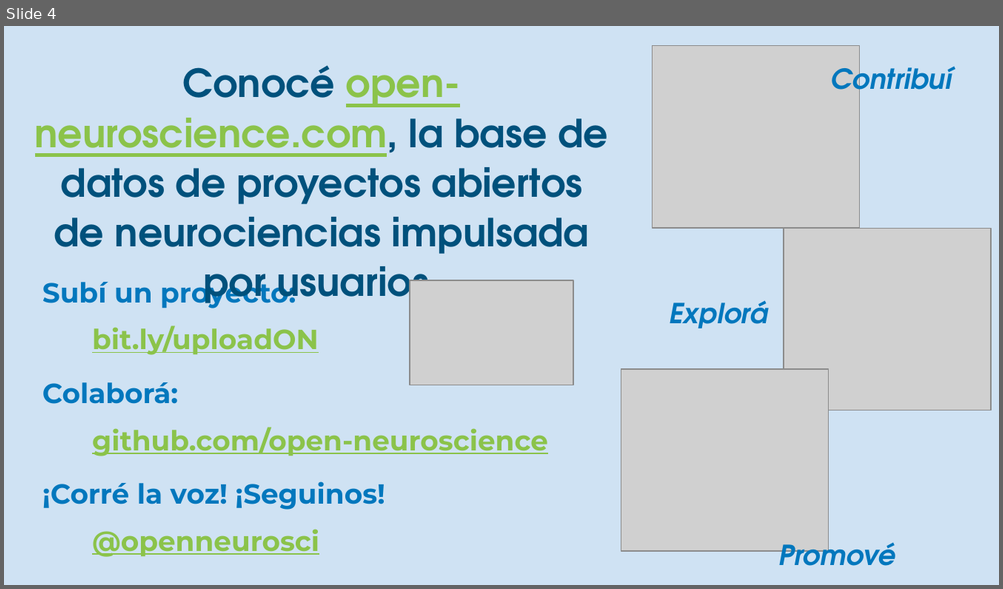
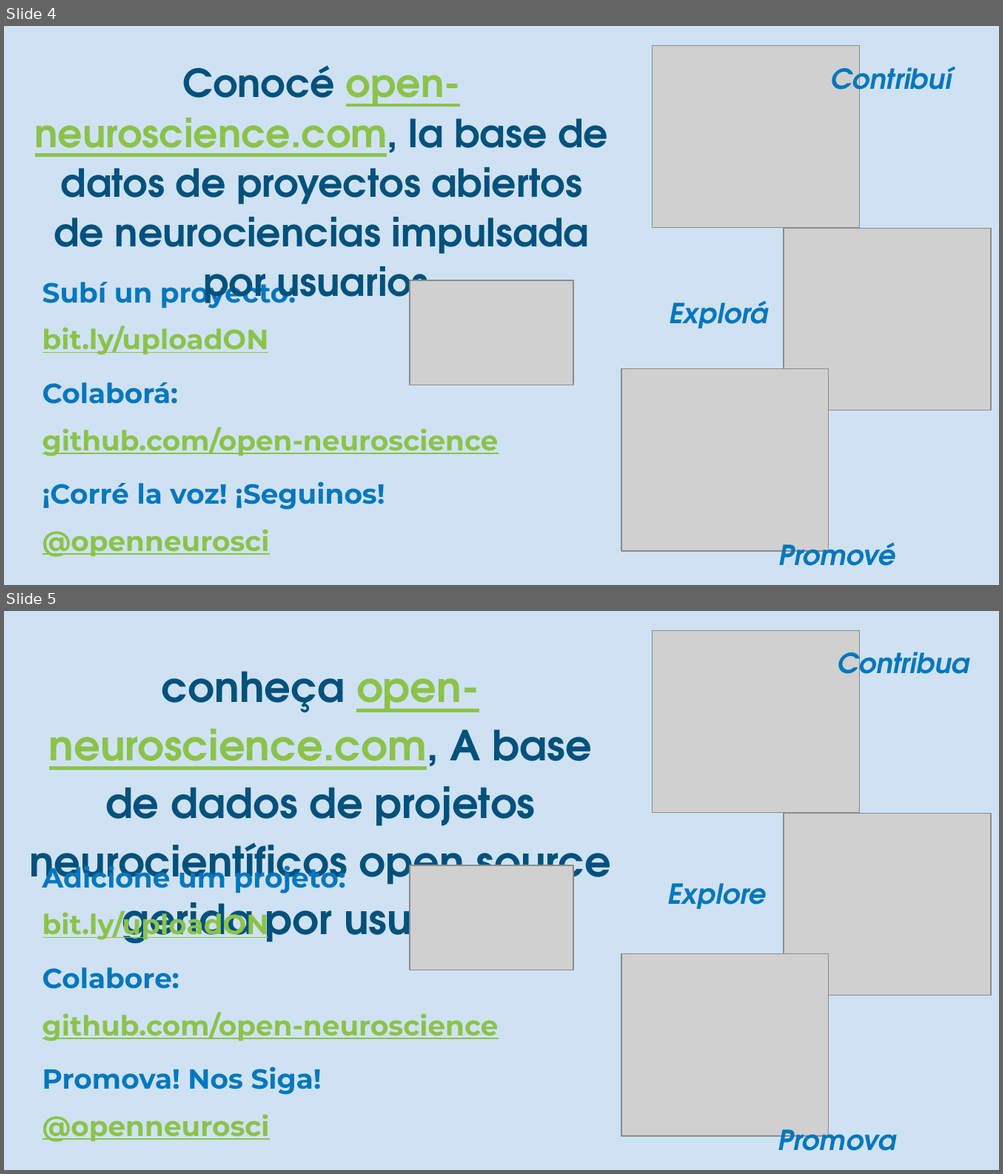
Before and after one commit to open-neuroscience/resources, a slide deck: promotion/OpenNeuroscienceFlyer.pptx. Shown one above the other, each under a label of ours: slide 4 before the commit, slides 4 and 5 after it. The pictures are 1003x589 and 1003x1174 pixels, drawn with LibreOffice and Linux fonts; fonts in the diff are those of the drawing; grey boxes stand for pictures. Boxes give left, top, right and bottom in pixels: in the first picture for what was removed or moved away, otherwise in the second. Text is boxed around its words. In the diff, an @@ line names an element or a change of style, - is before the commit and + after.

```diff
--- a/promotion/OpenNeuroscienceFlyer.pptx
+++ b/promotion/OpenNeuroscienceFlyer.pptx
@@ slide 5 added at (4,611,999,1170), background #CFE2F3 @@
@@ picture added at (652,631,858,813) @@
@@ text added at (836,644,969,685), 20 pt, text #0277BD, bold, italic @@
+Contribua
@@ text added at (29,671,612,951), 30 pt, text #00517C, bold @@
+conheça open-neuroscience.com, A base de dados de projetos neurocientíficos open source gerida por usuários.
@@ picture added at (784,813,990,995) @@
@@ text added at (42,861,498,1142), 20 pt, text #8BC34A, bold, underline @@
+Adicione um projeto:
+bit.ly/uploadON
+Colabore:
+github.com/open-neuroscience
+Promova! Nos Siga!
+@openneurosci
@@ picture added at (410,866,574,971) @@
@@ text added at (667,883,765,909), 20 pt, text #0277BD, bold, italic @@
+Explore
@@ picture added at (620,954,828,1136) @@
@@ text added at (778,1120,896,1151), 20 pt, text #0277BD, bold, italic @@
+Promova
@@ slide 4 changed as well @@
@@ text at (42,326,498,557): indent changed @@
```
Also in this commit, not shown: 3 other slides changed, 2 other files.
